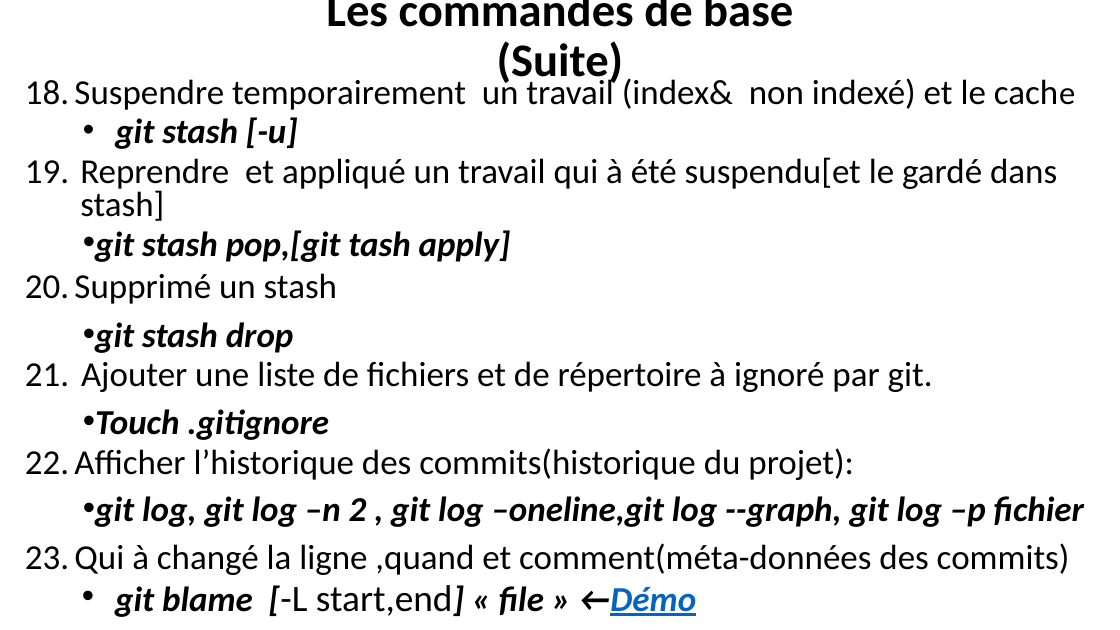
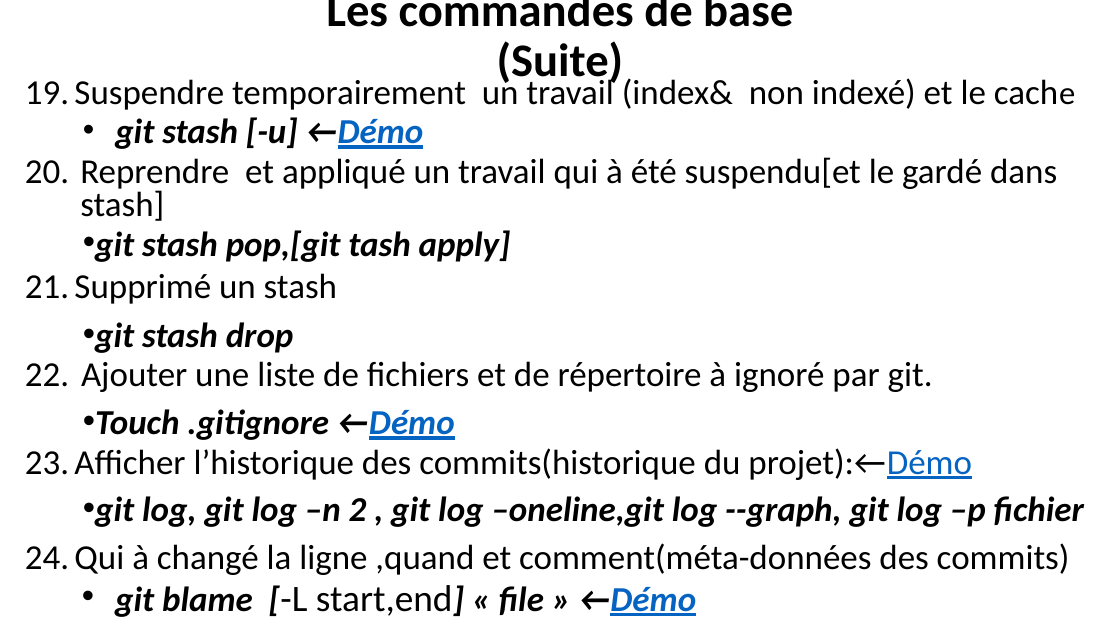
Before and after one commit to belakebiboussad/form, a slide deck: slide 10 of Formation Git.pptx. Drawn at 1120x630 pixels with LibreOffice and Linux fonts; fonts in the diff are those of the drawing. Boxes give left, top, right and bottom in pixels: in the first picture for what was removed or moved away, otherwise in the second. Text is boxed around its words. In the diff, an @@ line names an element or a change of style, - is before the commit and + after.

```diff
--- a/Formation Git.pptx
+++ b/Formation Git.pptx
@@ text at bbox=[115, 117, 424, 149]: text changed @@
-  • git stash [-u]
+  • git stash [-u] ←Démo
@@ text at bbox=[74, 409, 972, 480]: text changed @@
-  • Touch .gitignore
-  22. Afficher l’historique des commits(historique du projet):
+  • Touch .gitignore ←Démo
+  23. Afficher l’historique des commits(historique du projet):←Démo
```
Also in this commit, not shown: 6 other slides changed, 1 slide added, 2 slides removed, 1 other file.
